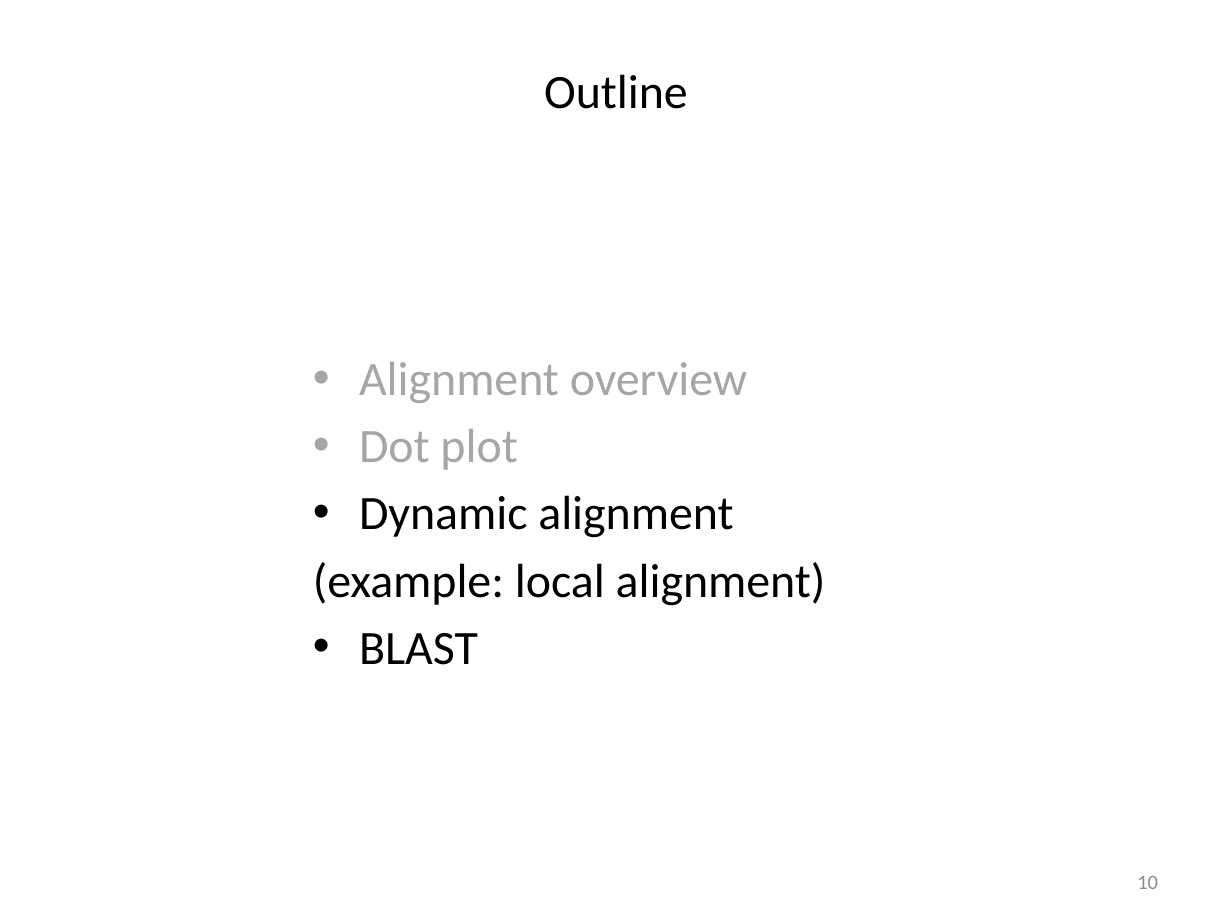
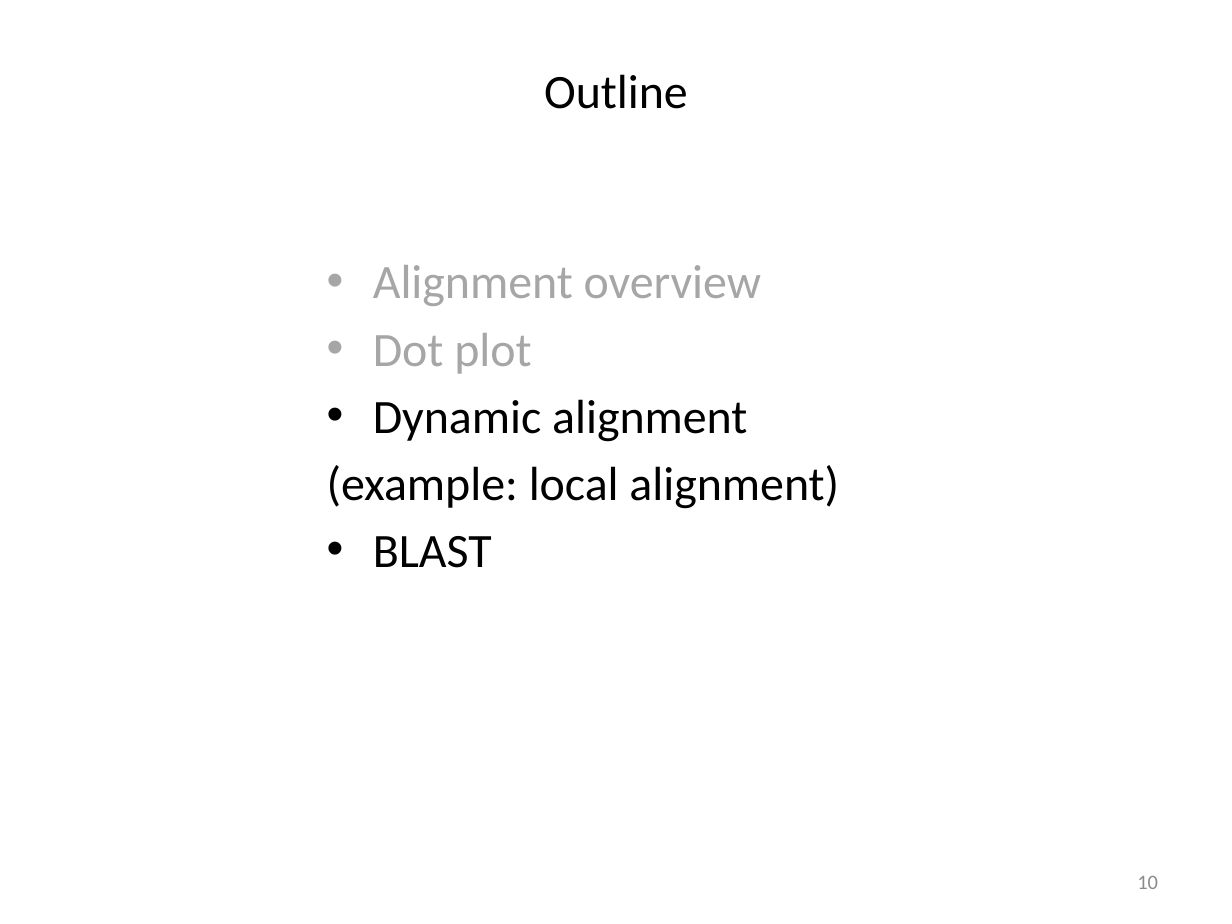
Before and after one commit to liu3zhenlab/teaching, a slide deck: slide 10 of PLPTH813Bioinformatis/2023/lectures/lecture06_alignment_I.pptx. Drawn at 1232x924 pixels with LibreOffice and Linux fonts; fonts in the diff are those of the drawing. Boxes give left, top, right and bottom in pixels: in the first picture for what was removed or moved away, otherwise in the second. Text is boxed around its words. In the diff, an @@ line names an element or a change of style, - is before the commit and + after.

```diff
--- a/PLPTH813Bioinformatis/2023/lectures/lecture06_alignment_I.pptx
+++ b/PLPTH813Bioinformatis/2023/lectures/lecture06_alignment_I.pptx
@@ text "Alignment overview": place and size @@
-text "Alignment overview" at [313,362,826,665]
+text "Alignment overview" at [327,265,839,568]
```
Also in this commit, not shown: 2 other slides changed, 3 slides added, 4 other files.
